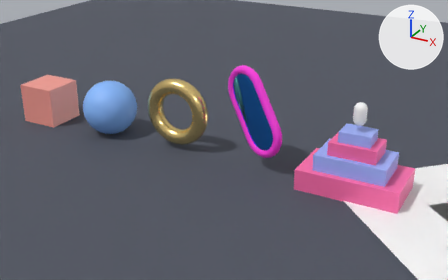
Two versions of the glTF model public/scene.glb, one commit apart.
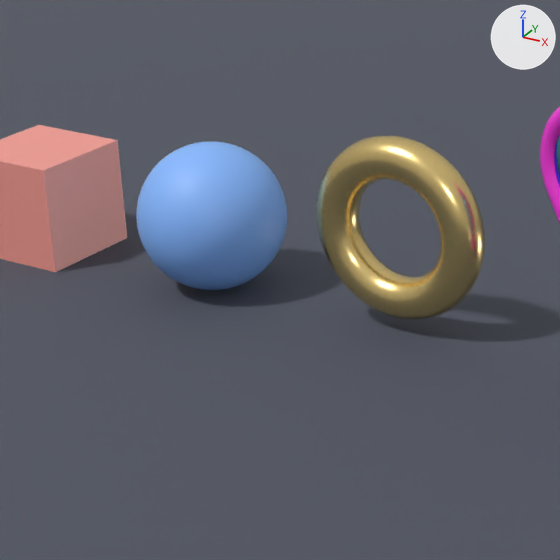
Each version is shown from a 50 mm lens placed at (11.42, -13.68, 7.39), pointed at (3.18, 1.3, -0.1), then close up on the part from 8% to 53% of the width and 11% to 83% of the height. Arrows for +X, +Y and +Z are at upper right; the lights stay in place. The older version's two pictures come first. Where no turn or scale is listed for an object, it has been applied to the vertices.

In view in the first close-up: 'Capsule_Glass', 'Cube', 'Floor', 'Orb', 'Ring' and 1 more.
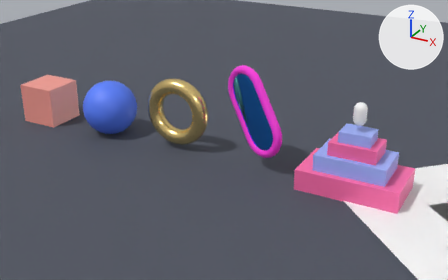
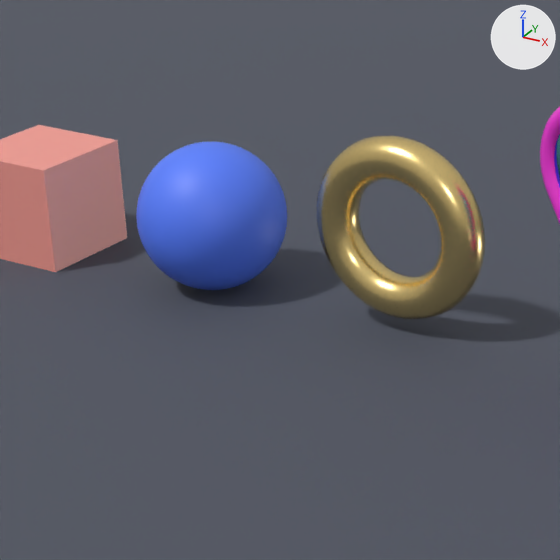
Pixel boxes [x1, y1, x2, y2] of what changed, in the close-ups (560 x 560 px):
'Orb', recoloured
    both: [136, 142, 287, 290]

What the commit changed:
Material 'Blue' (mat_blue) changes colour from blue #89bcff to blue #5981ff; in linear values from (0.25, 0.5, 1.0) to (0.1, 0.22, 1.0).
